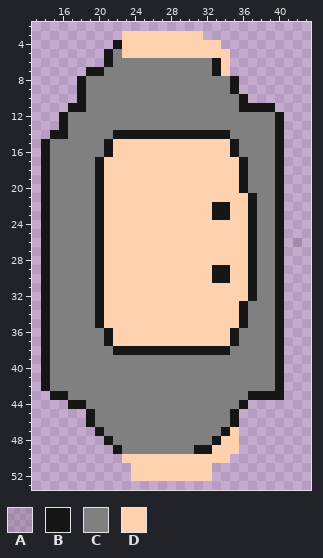
Edited in one commit: pixel-art sprite (Assets/Images/Sprites/Player/ademar.png). The first picture shows the starting point.
The file is 56x56 pixels. Pixels under 10% opacity are left out. Shown: x 13..43, y 2..53.
Palette (. is transparent): A #0000001d  B #161616  C #808080  D #ffd2af
Pixels before, first column x 14:
 3 .........DDDDDDDDD...........
 4 ........BDDDDDDDDDDD.........
 5 .......BCDDDDDDDDDDDD........
 6 .......BCCCCCCCCCCCBD........
 7 .....BBCCCCCCCCCCCCBD........
 8 ....BCCCCCCCCCCCCCCCCB.......
 9 ....BCCCCCCCCCCCCCCCCB.......
10 ....BCCCCCCCCCCCCCCCCCB......
11 ...BBCCCCCCCCCCCCCCCCCBBBB...
12 ..BCCCCCCCCCCCCCCCCCCCCCCCB..
13 ..BCCCCCCCCCCCCCCCCCCCCCCCB..
14 .BBCCCCCBBBBBBBBBBBBBCCCCCB..
15 BCCCCCCBDDDDDDDDDDDDDBCCCCB..
16 BCCCCCCBDDDDDDDDDDDDDBCCCCB..
17 BCCCCCBDDDDDDDDDDDDDDDBCCCB..
18 BCCCCCBDDDDDDDDDDDDDDDBCCCB..
19 BCCCCCBDDDDDDDDDDDDDDDBCCCB..
20 BCCCCCBDDDDDDDDDDDDDDDBCCCB..
21 BCCCCCBDDDDDDDDDDDDDDDDBCCB..
22 BCCCCCBDDDDDDDDDDDDBBDDBCCB..
23 BCCCCCBDDDDDDDDDDDDBBDDBCCB..
24 BCCCCCBDDDDDDDDDDDDDDDDBCCB..
25 BCCCCCBDDDDDDDDDDDDDDDDBCCB..
26 BCCCCCBDDDDDDDDDDDDDDDDBCCB.A
27 BCCCCCBDDDDDDDDDDDDDDDDBCCB..
28 BCCCCCBDDDDDDDDDDDDDDDDBCCB..
29 BCCCCCBDDDDDDDDDDDDBBDDBCCB..
30 BCCCCCBDDDDDDDDDDDDBBDDBCCB..
31 BCCCCCBDDDDDDDDDDDDDDDDBCCB..
32 BCCCCCBDDDDDDDDDDDDDDDDBCCB..
33 BCCCCCBDDDDDDDDDDDDDDDBCCCB..
34 BCCCCCBDDDDDDDDDDDDDDDBCCCB..
35 BCCCCCBDDDDDDDDDDDDDDDBCCCB..
36 BCCCCCCBDDDDDDDDDDDDDBCCCCB..
37 BCCCCCCBDDDDDDDDDDDDDBCCCCB..
38 BCCCCCCCBBBBBBBBBBBBBCCCCCB..
39 BCCCCCCCCCCCCCCCCCCCCCCCCCB..
40 BCCCCCCCCCCCCCCCCCCCCCCCCCB..
41 BCCCCCCCCCCCCCCCCCCCCCCCCCB..
42 BCCCCCCCCCCCCCCCCCCCCCCCCCB..
43 .BBCCCCCCCCCCCCCCCCCCCCBBBB..
44 ...BBCCCCCCCCCCCCCCCCCB......
45 .....BCCCCCCCCCCCCCCCB.......
46 .....BCCCCCCCCCCCCCCCB.......
47 ......BCCCCCCCCCCCCCBD.......
48 .......BCCCCCCCCCCCBDD.......
49 ........BCCCCCCCCBBDDD.......
50 .........DDDDDDDDDDDD........
51 ..........DDDDDDDDD..........
52 ..........DDDDDDDDD..........
Now the later version:
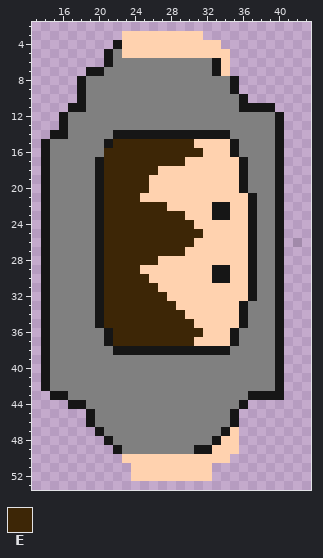
Colours new in this view: E #3d2606
The edit:
{"y":15,"x":22,"old":"DDDDDDDDD","new":"EEEEEEEEE"}
{"y":16,"x":21,"old":"BDDDDDDDDDD","new":"EEEEEEEEEEE"}
{"y":17,"x":21,"old":"DDDDDDDDD","new":"EEEEEEEEE"}
{"y":18,"x":21,"old":"DDDDDD","new":"EEEEEE"}
{"y":19,"x":21,"old":"DDDDD","new":"EEEEE"}
{"y":20,"x":21,"old":"DDDDD","new":"EEEEE"}
{"y":21,"x":21,"old":"DDDD","new":"EEEE"}
{"y":22,"x":21,"old":"DDDDDDD","new":"EEEEEEE"}
{"y":23,"x":21,"old":"DDDDDDDDD","new":"EEEEEEEEE"}
{"y":24,"x":21,"old":"DDDDDDDDDD","new":"EEEEEEEEEE"}
{"y":25,"x":21,"old":"DDDDDDDDDDD","new":"EEEEEEEEEEE"}
{"y":26,"x":21,"old":"DDDDDDDDDD","new":"EEEEEEEEEE"}
{"y":27,"x":21,"old":"DDDDDDDDD","new":"EEEEEEEEE"}
{"y":28,"x":21,"old":"DDDDDD","new":"EEEEEE"}
{"y":29,"x":21,"old":"DDDD","new":"EEEE"}
{"y":30,"x":21,"old":"DDDDD","new":"EEEEE"}
{"y":31,"x":21,"old":"DDDDDD","new":"EEEEEE"}
{"y":32,"x":21,"old":"DDDDDDD","new":"EEEEEEE"}
{"y":33,"x":21,"old":"DDDDDDDD","new":"EEEEEEEE"}
{"y":34,"x":21,"old":"DDDDDDDDD","new":"EEEEEEEEE"}
{"y":35,"x":21,"old":"DDDDDDDDDD","new":"EEEEEEEEEE"}
{"y":36,"x":22,"old":"DDDDDDDDDD","new":"EEEEEEEEEE"}
{"y":37,"x":22,"old":"DDDDDDDDD","new":"EEEEEEEEE"}
{"label":"changed","picture_box":[104,139,203,346]}
